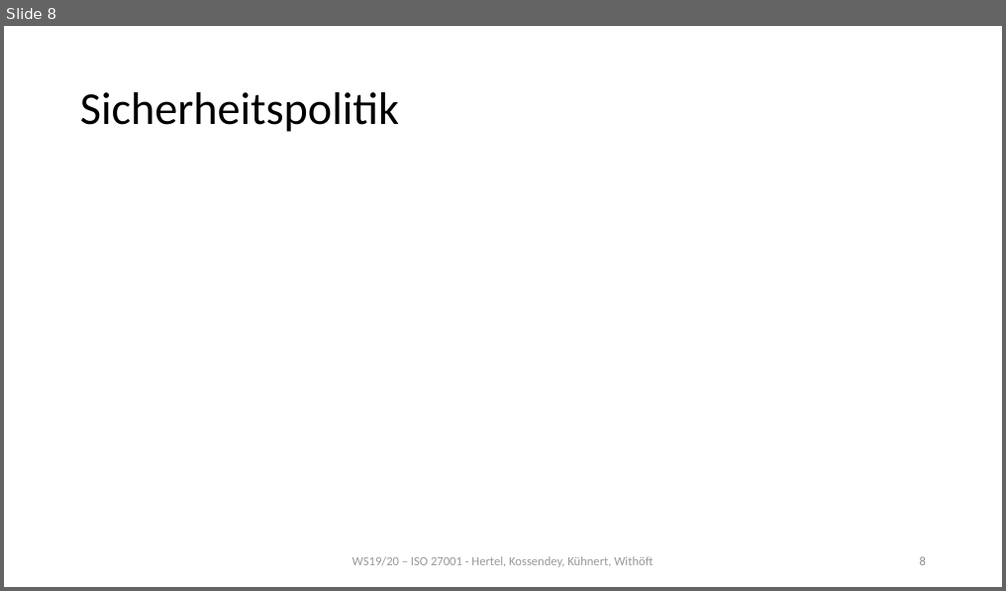
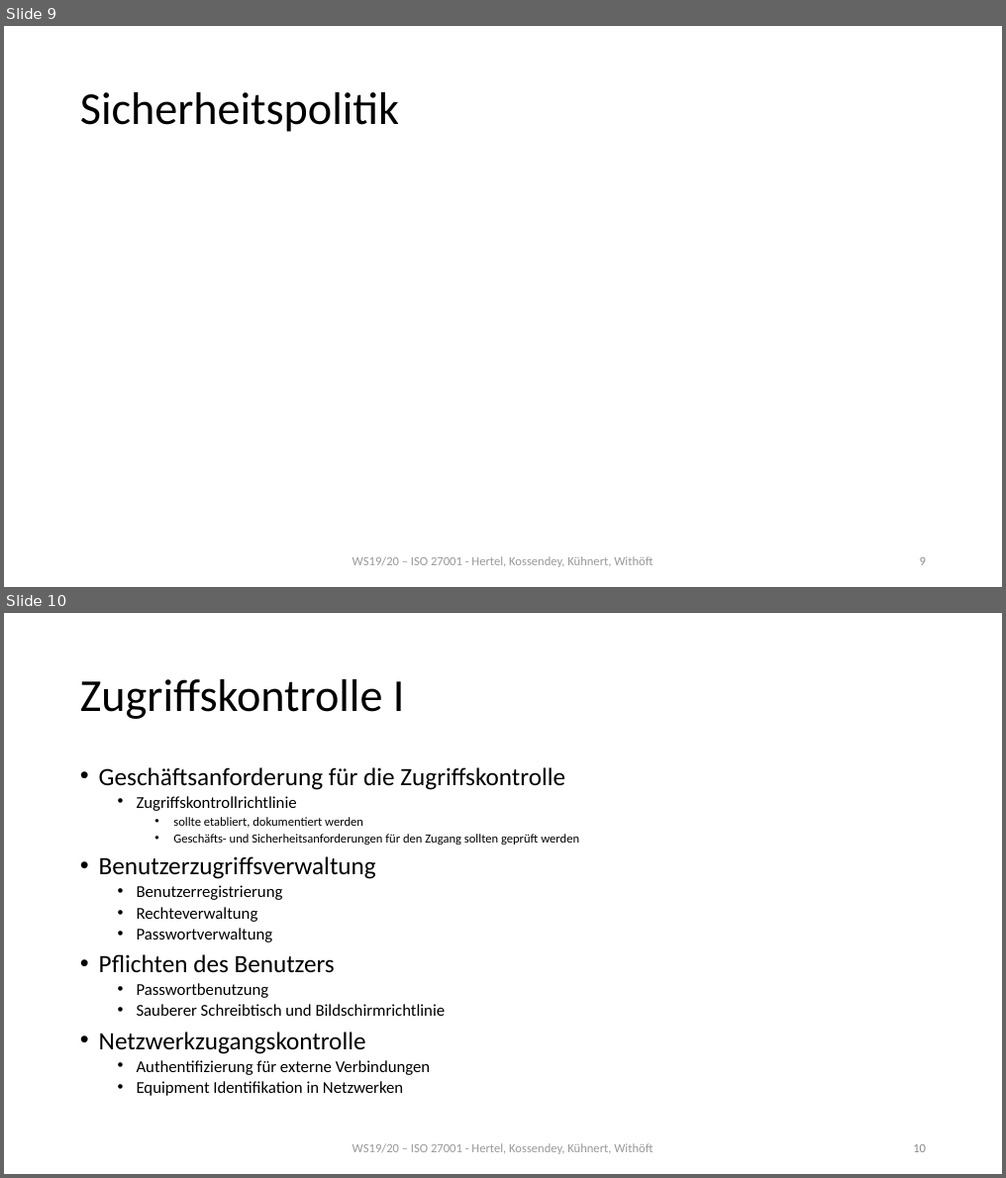
Before and after one commit to mwithoeft/SicherheitUndZuverlaessigkeit, a slide deck: Marcel/merged.pptx. Shown one above the other, each under a label of ours: slide 8 before the commit, slides 9 and 10 after it. The pictures are 1006x591 and 1006x1178 pixels, drawn with LibreOffice and Linux fonts; fonts in the diff are those of the drawing. Boxes give left, top, right and bottom in pixels: in the first picture for what was removed or moved away, otherwise in the second. Text is boxed around its words. In the diff, an @@ line names an element or a change of style, - is before the commit and + after.

```diff
--- a/Marcel/merged.pptx
+++ b/Marcel/merged.pptx
@@ slide 10 added at (x1=4, y1=613, x2=1002, y2=1174), background #FFFFFF @@
@@ title added at (x1=80, y1=679, x2=405, y2=719), 44 pt, text #000000 @@
+Zugriffskontrolle I
@@ text added at (x1=99, y1=767, x2=579, y2=1096), 16 pt, text #000000 @@
+• Geschäftsanforderung für die Zugriffskontrolle
+  • Zugriffskontrollrichtlinie
+    • sollte etabliert, dokumentiert werden
+    • Geschäfts- und Sicherheitsanforderungen für den Zugang sollten geprüft werden
+• Benutzerzugriffsverwaltung
+  • Benutzerregistrierung
+  • Rechteverwaltung
+  • Passwortverwaltung
+• Pflichten des Benutzers
+  • Passwortbenutzung
+  • Sauberer Schreibtisch und Bildschirmrichtlinie
+• Netzwerkzugangskontrolle
+  • Authentifizierung für externe Verbindungen
+  • Equipment Identifikation in Netzwerken
@@ text added at (x1=352, y1=1144, x2=652, y2=1155), 12 pt, text #808080 at 80% opacity @@
+WS19/20 – ISO 27001 - Hertel, Kossendey, Kühnert, Withöft
@@ page number added at (x1=913, y1=1145, x2=926, y2=1153), 12 pt, text #8C8C8C @@
+10
@@ what was slide 8 is now slide 9 @@
```
Also in this commit, not shown: 1 slide changed, 4 other slides added.
